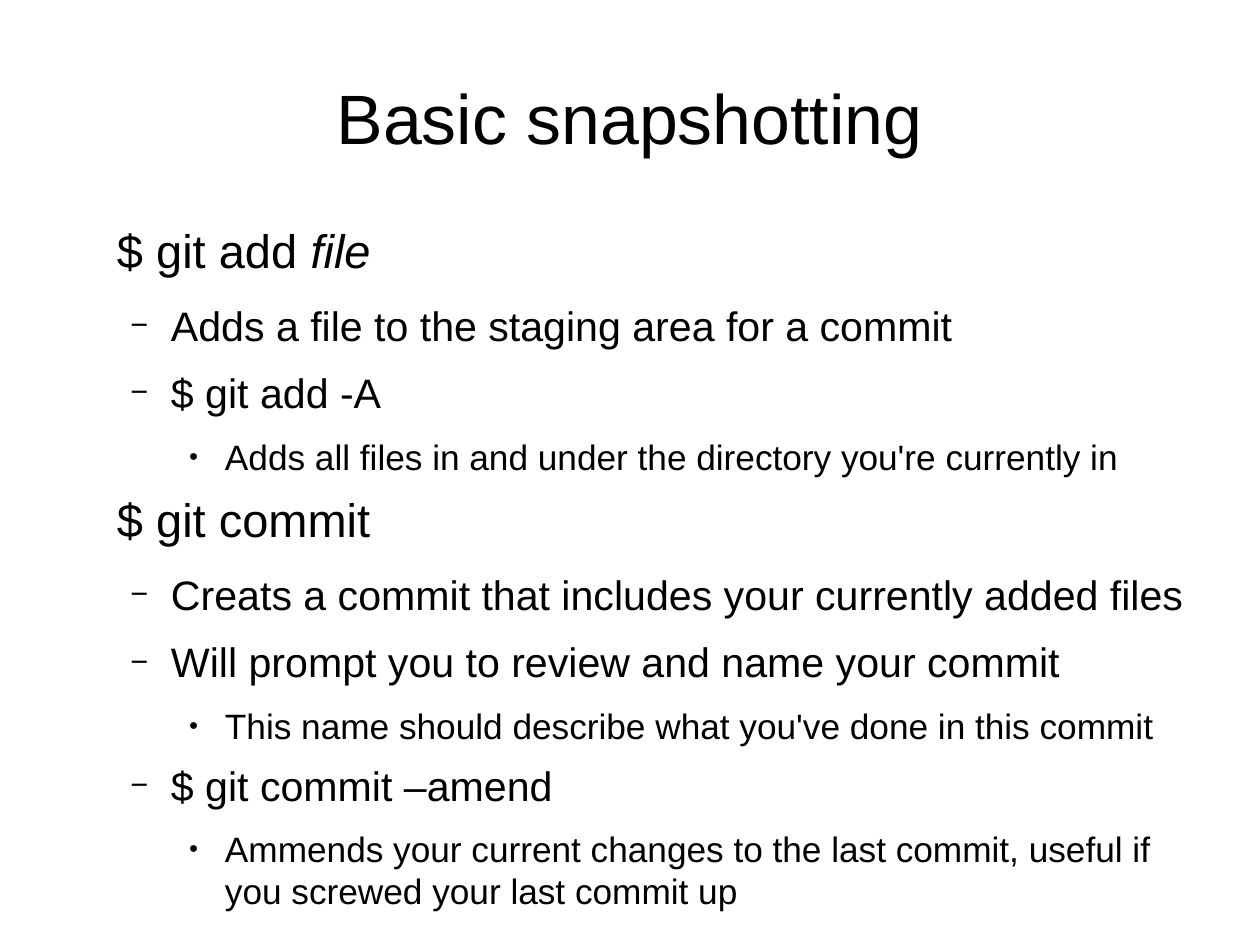
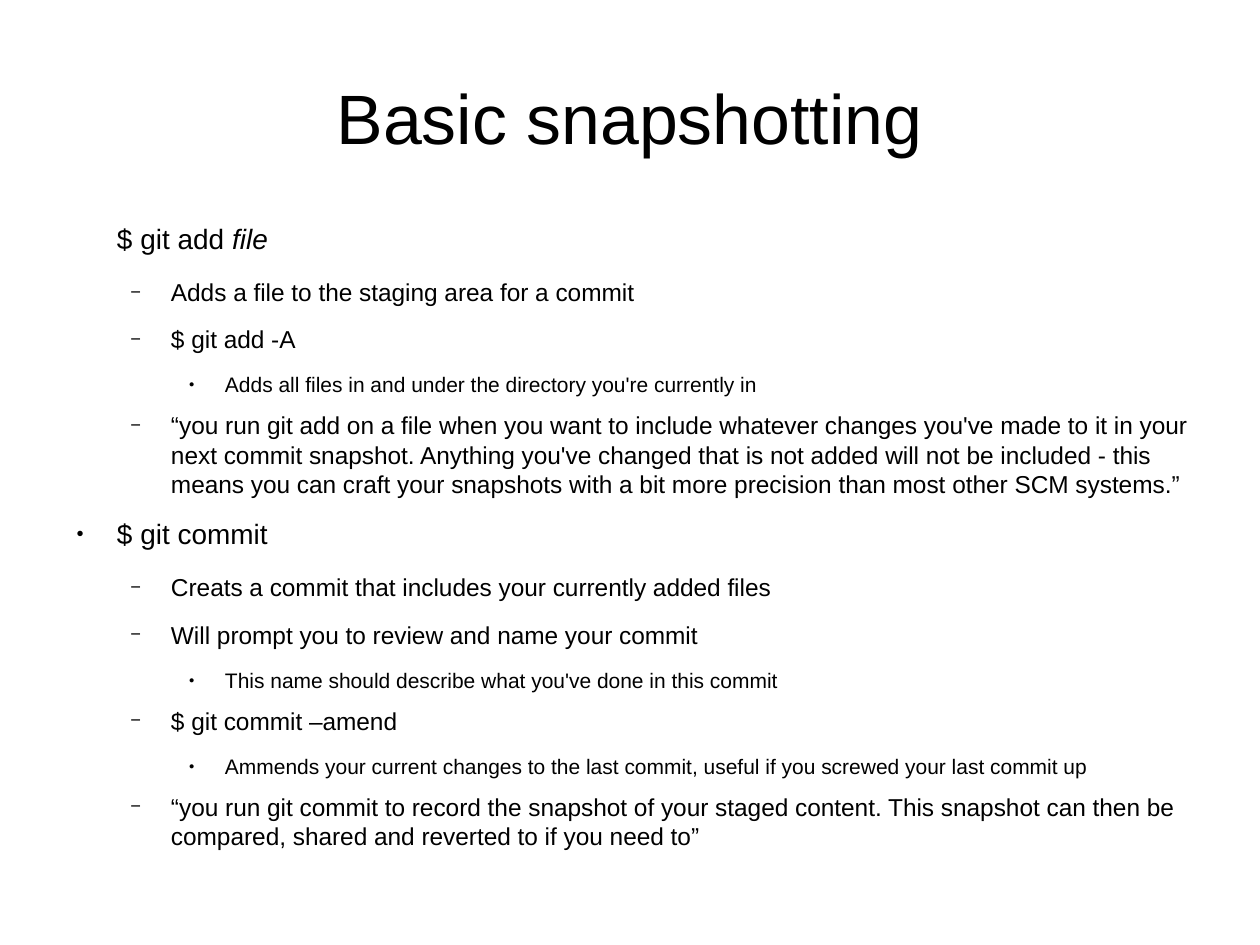
Before and after one commit to UMKCRobotics/Chris-Git-Presentation, a slide deck: slide 13 of presentation.odp (slide 12 before the commit). Drawn at 1260x945 pixels with LibreOffice and Linux fonts; fonts in the diff are those of the drawing. Boxes give left, top, right and bottom in pixels: in the first picture for what was removed or moved away, otherwise in the second. Text is boxed around its words. In the diff, an @@ line names an element or a change of style, - is before the commit and + after.

```diff
--- a/presentation.odp
+++ b/presentation.odp
@@ text at [140,228,1086,778]: size 29.6 to 17.6 pt in "$ git add file", "$ git commit"; size 25.9 to 15.4 pt in "Adds a file to the staging area ...", "$ git add -A", "Creats a commit that includes your currently ...", "Will prompt you to review and name ..." and 1 more places; size 22.2 to 13.2 pt in "Adds all files in and under the ...", "This name should describe what you've done ...", "Ammends your current changes to the last ..."; bullet none to ● @@
@@ text at [171,416,1187,498]: paragraph added @@
+  − “you run git add on a file when you want to include whatever changes you've made to it in your next commit snapshot. Anything you've changed that is not added will not be included - this means you can craft your snapshots with a bit more precision than most other SCM systems.”
@@ text at [171,798,1174,850]: paragraph added @@
+  − “you run git commit to record the snapshot of your staged content. This snapshot can then be compared, shared and reverted to if you need to”
```
Also in this commit, not shown: 11 other slides changed, 1 slide added.
